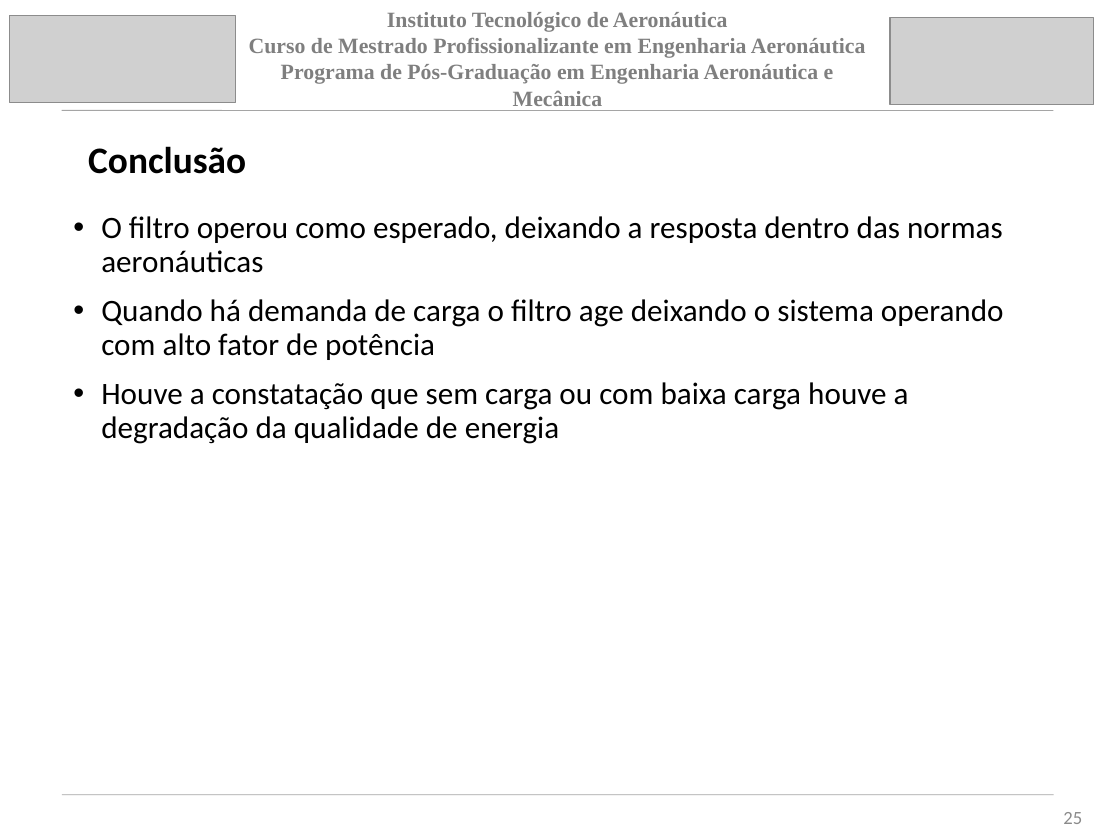
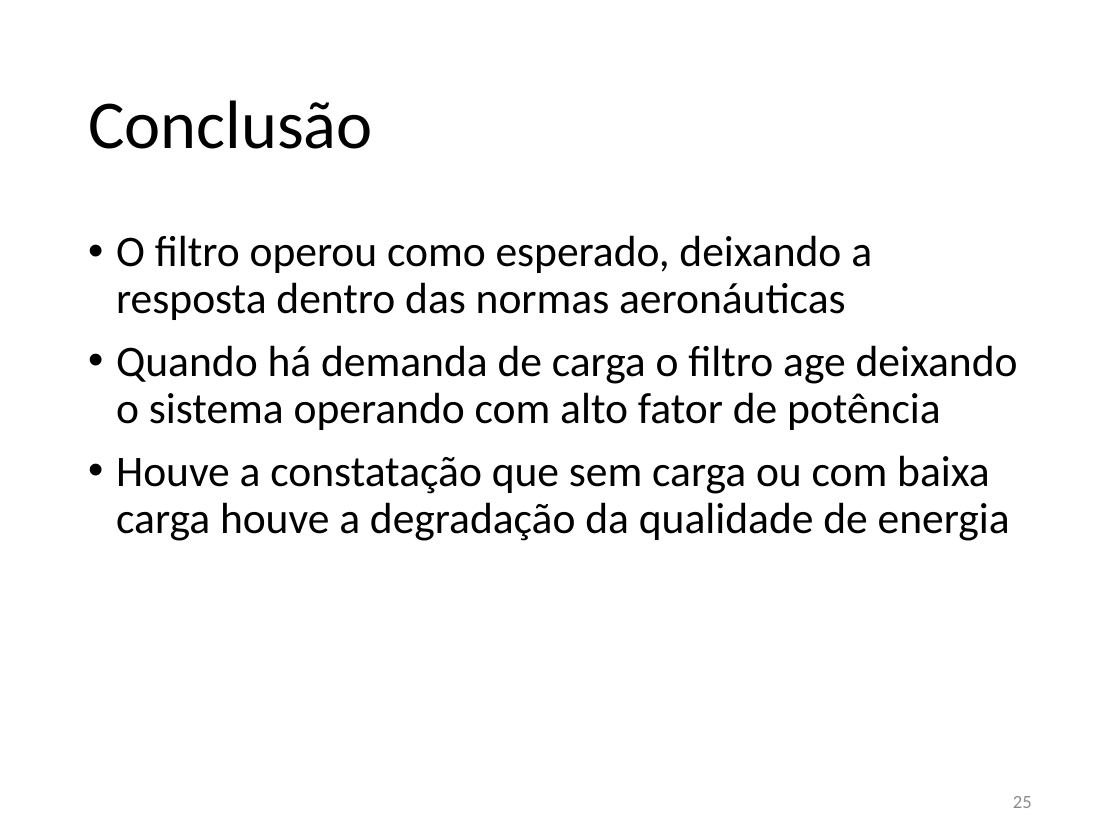
Before and after one commit to jpsoliv/MestradoJPSO, a slide deck: slide 25 of Apresentação/Apresentação_baixo_nivel.pptx. Drawn at 1120x840 pixels with LibreOffice and Linux fonts; fonts in the diff are those of the drawing; grey boxes stand for pictures. Boxes give left, top, right and bottom in pixels: in the first picture for what was removed or moved away, otherwise in the second. Text is boxed around its words. In the diff, an @@ line names an element or a change of style, - is before the commit and + after.

```diff
--- a/Apresentação/Apresentação_baixo_nivel.pptx
+++ b/Apresentação/Apresentação_baixo_nivel.pptx
@@ picture removed at (9,16,235,103) @@
@@ text removed at (249,12,866,111) @@
-Instituto Tecnológico de Aeronáutica
-Curso de Mestrado Profissionalizante em Engenharia Aeronáutica
-Programa de Pós-Graduação em Engenharia Aeronáutica e Mecânica
@@ picture removed at (890,18,1094,105) @@
@@ title "Conclusão": place and size @@
-title "Conclusão" at (88,146,246,174)
+title "Conclusão" at (88,100,373,149)
@@ title "Conclusão" at (88,100,373,149): size 24 to 44 pt, bold off @@
@@ line removed from (62, 111) to (1053, 111) @@
@@ text "O filtro operou como esperado, ...": place and size @@
-text "O filtro operou como esperado, ..." at (101,216,1004,444)
+text "O filtro operou como esperado, ..." at (116,235,1018,541)
@@ text "O filtro operou como esperado, ..." at (116,235,1018,541): size 20 to 28 pt @@
@@ page number: place and size @@
-page number at (1063,812,1082,824)
+page number at (1013,796,1032,808)
@@ line removed from (63, 795) to (1053, 795) @@
```
Also in this commit, not shown: 1 other slide changed, 7 slides added, 7 slides removed, 2 other files.
